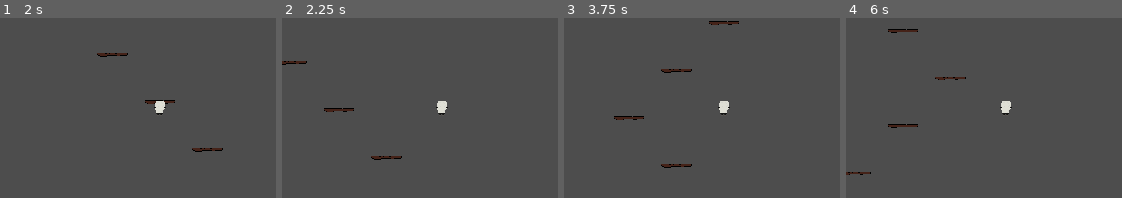
Above: before the commit, frames 1-4 (left to right).
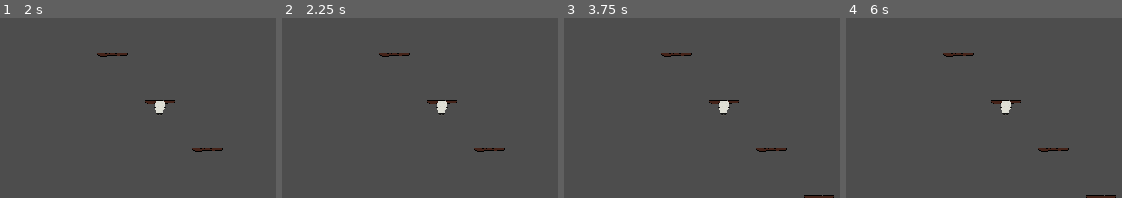
Above: after the commit, the same moments.

Repository: ficho-here/summit
Game: Godot game, scene res://scenes/main.tscn
Two runs of this game, one before a commit and one after it. Both use one fixed random seed, a clock stepped at 60 frames per second and the inputs below.
Inputs (mouse positions are in pixels of both pictures, inside the frame that each line leads up to):
- Up to frame 1 (2 s): tap Enter at 0.5, 0.6 s; move the mouse to (229, 99) at 0.52 s; hold D (right) 0.53-1.28 s; click (229, 99) at 0.67 s; tap Space at 1.25 s; move the mouse to (96, 117) at 1.27 s; hold A (left) from 1.28 s (still down); tap F at 1.35 s
- Up to frame 2 (2.25 s): tap Enter at 2, 2.1 s; move the mouse to (475, 68) at 2.02 s; release A (left) at 2.03 s; hold D (right) from 2.03 s (still down)
- Up to frame 3 (3.75 s): tap Space at 2.75 s; move the mouse to (707, 144) at 2.77 s; tap F at 2.85 s; click (707, 144) at 2.92 s; tap Enter at 3.5, 3.6 s; move the mouse to (820, 135) at 3.52 s; release D (right) at 3.53 s; hold A (left) from 3.53 s (still down)
- Up to frame 4 (6 s): tap Space at 4.25 s; move the mouse to (909, 81) at 4.27 s; tap F at 4.35, 5.85 s; move the mouse to (1022, 108) at 5.02 s; tap Enter at 5.1 s; click (1022, 108) at 5.17 s; move the mouse to (959, 63) at 5.77 s; release A (left) at 5.78 s; hold D (right) from 5.78 s (still down)

Frame 1 is identical in both runs. In frame 2, 1.1% of the frame differs, in the area x 0-81%, y 19-79%; in frame 3, 1.5%, in the area x 18-98%, y 1-100%; in frame 4, 1.4%.

Commit message:
Added wrong button press functionality, some improvements
Sigma

Diff:
--- a/scripts/ledge.gd
+++ b/scripts/ledge.gd
@@ -1,16 +1,9 @@
 extends Area2D
 
-
-
-
-
-
-
-# Called when the node enters the scene tree for the first time.
 func _ready() -> void:
-	pass # Replace with function body.
+	pass
 
 
 func _on_body_entered(body: Node2D) -> void:
 	if body.name == "player":
-		body.teleport_to_ledge(global_position)
+		body.teleport_to_ledge(self)
--- a/scripts/main.gd
+++ b/scripts/main.gd
@@ -3,14 +3,16 @@
 
 @onready var ledge = $map1/Area2D
 @onready var map1 = $map1
+var ledge_direction: Array[String] = ["R", "L"]
 
 func _ready() -> void:
 
 	var first_ledge = ledge.duplicate()
 	first_ledge.global_position = Vector2(0, -200)
 	map1.add_child(first_ledge)
+	create_ledge(0, -200, 100)
 
-	create_ledge(0, -200, 100)
+	print(ledge_direction)
 
 
 func create_ledge(xp: float, yp: float, count: int):
@@ -22,10 +24,13 @@
 	var another_ledge = ledge.duplicate()
 
 	if randpos == 1:
+		ledge_direction.append("R")
 		another_ledge.global_position = Vector2(xp+100, yp-100)
 		map1.add_child(another_ledge)
 		create_ledge(xp+100, yp-100, count-1)
-	else:
+
+	elif randpos == 2:
+		ledge_direction.append("L")
 		another_ledge.global_position = Vector2(xp-100, yp-100)
 		map1.add_child(another_ledge)
 		create_ledge(xp-100, yp-100, count-1)
--- a/scripts/player.gd
+++ b/scripts/player.gd
@@ -3,19 +3,34 @@
 @onready var timer = $Timer
 @export var speed = 1000
 @export var can_jump = true
+var is_hanging = true
+var current_ledge: Area2D = null
+var jump_count = 0
+@onready var main_node = get_parent()
 func get_input():
-	if Input.is_action_just_pressed("right") and can_jump:
+
+
+	if jump_count < 0 or jump_count >= main_node.ledge_direction.size():
+		return
+
+
+	if Input.is_action_just_pressed("right") and main_node.ledge_direction[jump_count] == "R":
+		jump_count += 1
 		velocity.y = -speed
 		velocity.x = speed
+		is_hanging = false
 		trigger_jump()
 
-	elif Input.is_action_just_pressed("left") and can_jump:
+	elif Input.is_action_just_pressed("left") and main_node.ledge_direction[jump_count] == "L":
+		jump_count += 1
 		velocity.y = -speed
 		velocity.x = -speed
+		is_hanging = false
 		trigger_jump()
 
 func _physics_process(delta: float) -> void:
-	get_input()
+	if is_hanging == true:
+		get_input()
 	move_and_slide()
 
 
@@ -29,6 +44,7 @@
 	velocity.x = 0
 	velocity.y = 0
 
-func teleport_to_ledge(ledge_pos: Vector2):
-	global_position = ledge_pos
+func teleport_to_ledge(ledge: Area2D):
+	is_hanging = true
+	global_position = ledge.global_position
 	velocity = Vector2.ZERO
